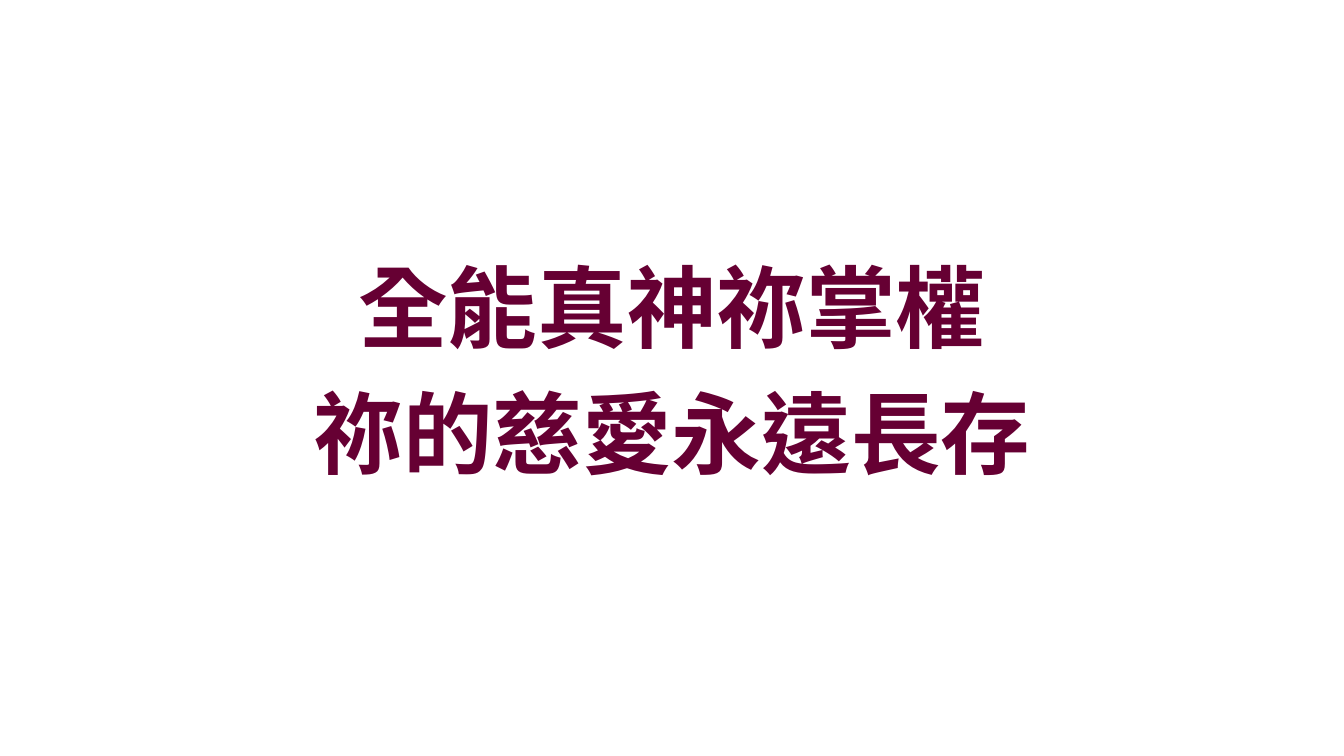
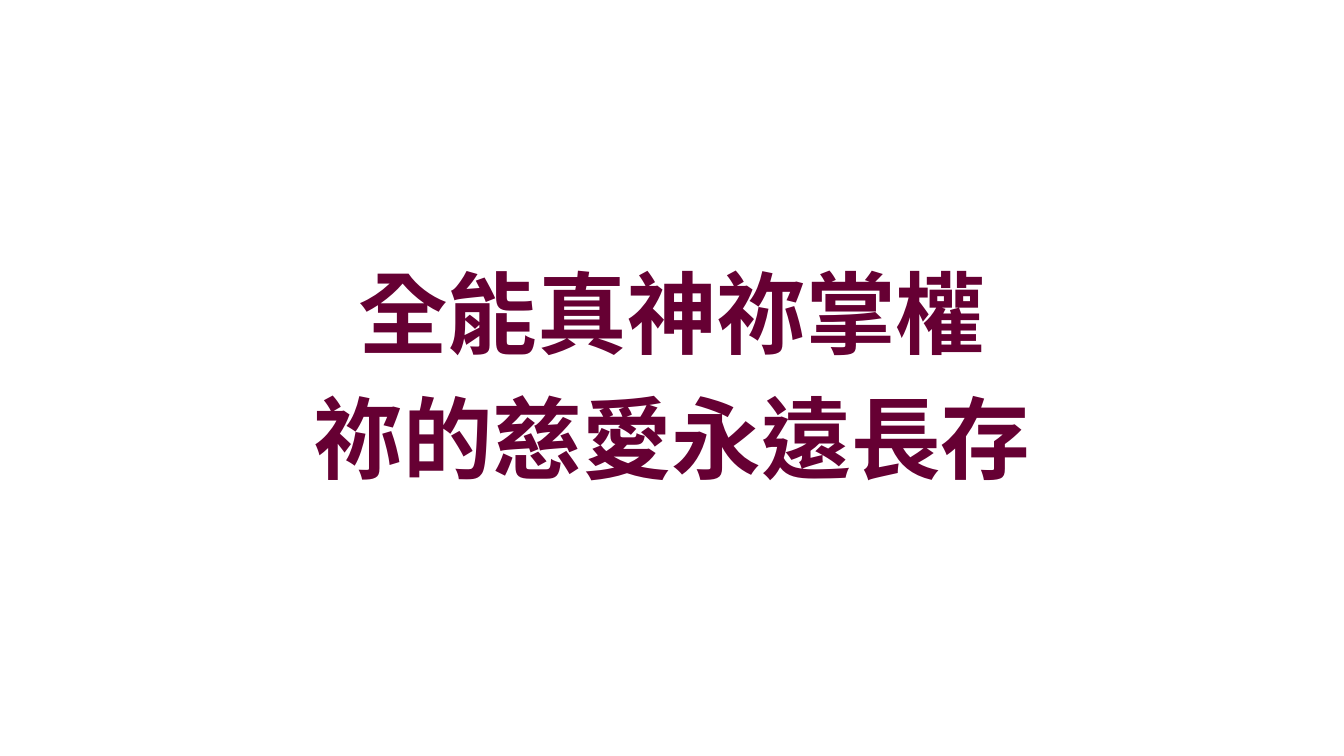
Before and after one commit to batisuoc/other-ppts, a slide deck: slide 5 of 崇拜流程_version02.pptx. Drawn at 1344x756 pixels with LibreOffice and Linux fonts; fonts in the diff are those of the drawing; background and template pictures are left out. Boxes give left, top, right and bottom in pixels: in the first picture for what was removed or moved away, otherwise in the second. Text is boxed around its words. In the diff, an @@ line names an element or a change of style, - is before the commit and + after.

```diff
--- a/崇拜流程_version02.pptx
+++ b/崇拜流程_version02.pptx
@@ text "全能真神祢掌權": place and size @@
-text "全能真神祢掌權" at [314, 264, 1031, 476]
+text "全能真神祢掌權" at [314, 270, 1031, 481]
```
Also in this commit, not shown: 1 other slide changed, 2 other files.
